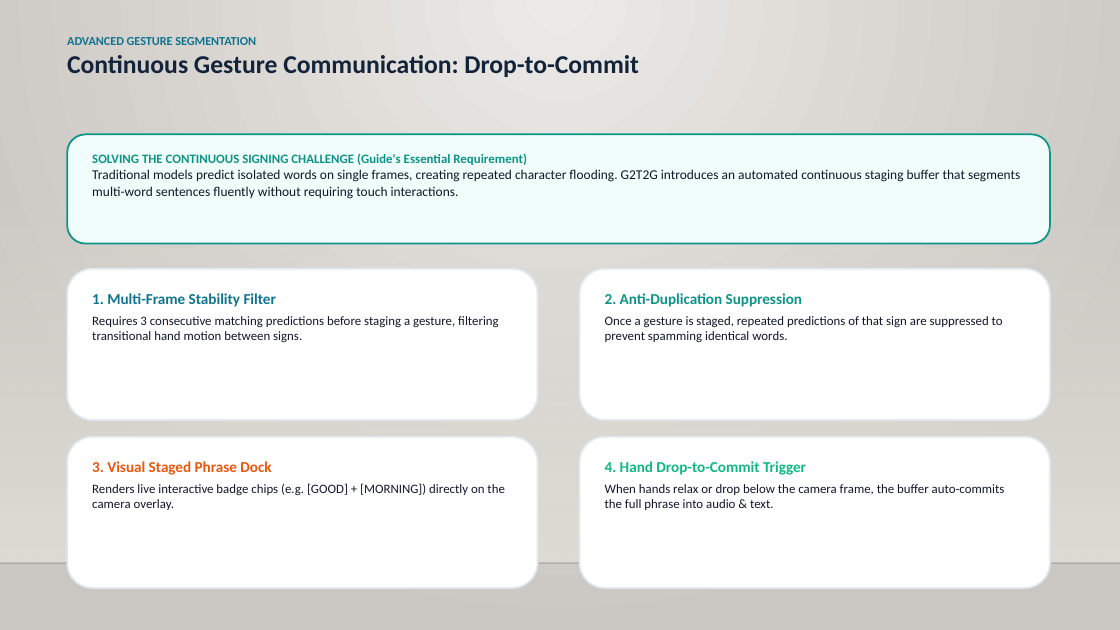
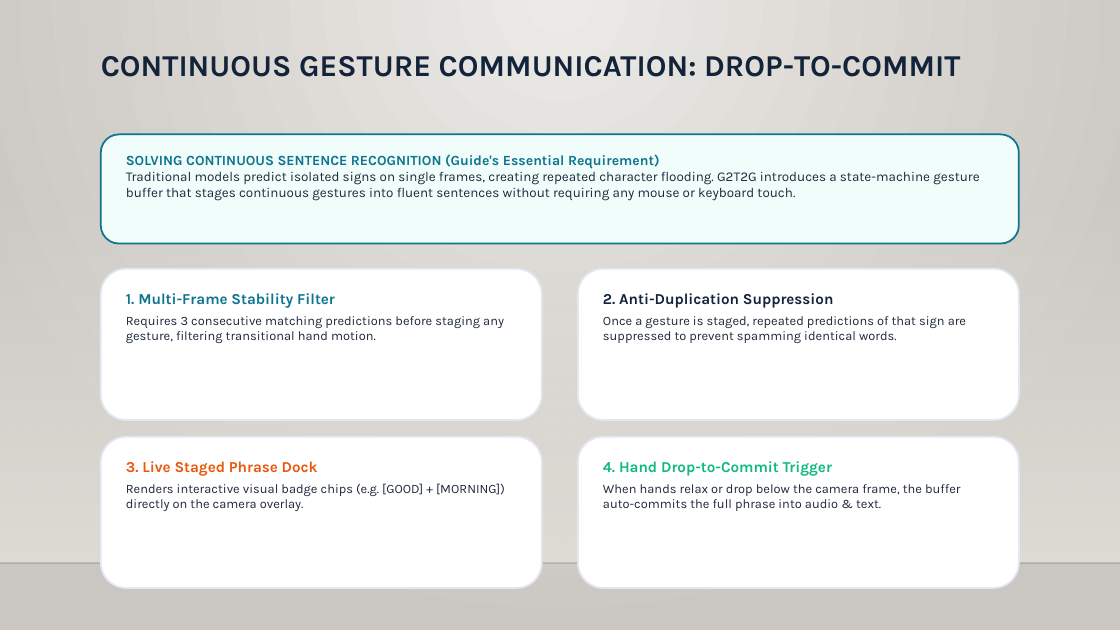
Before and after one commit to darshandivakarnaik28/G2T2G, a slide deck: slide 29 of G2T2G_Final_Presentation.pptx. Drawn at 1120x630 pixels with LibreOffice and Linux fonts; fonts in the diff are those of the drawing; background and template pictures are left out. Boxes give left, top, right and bottom in pixels: in the first picture for what was removed or moved away, otherwise in the second. Text is boxed around its words. In the diff, an @@ line names an element or a change of style, - is before the commit and + after.

Commit message:
style(presentation): unify typography, title coordinates, and table formatting across all 38 slides

```diff
--- a/G2T2G_Final_Presentation.pptx
+++ b/G2T2G_Final_Presentation.pptx
@@ text at [101,56,960,77]: text changed; size 22 to 26 pt; font Calibri to Karla @@
-ADVANCED GESTURE SEGMENTATION
-Continuous Gesture Communication: Drop-to-Commit
+CONTINUOUS GESTURE COMMUNICATION: DROP-TO-COMMIT
@@ rounded rectangle: place and size @@
-rounded rectangle at [67,134,1050,244]
+rounded rectangle at [101,134,1019,244]
@@ rounded rectangle at [101,134,1019,244]: outline #0D9488 1.5 pt to #0E7490 1.5 pt @@
@@ text at [126,154,979,201]: text changed; font Calibri to Karla; text colour #0F172A to #1E293B @@
-SOLVING THE CONTINUOUS SIGNING CHALLENGE (Guide's Essential Requirement)
-Traditional models predict isolated words on single frames, creating repeated character flooding. G2T2G introduces an automated continuous staging buffer that segments multi-word sentences fluently without requiring touch interactions.
+SOLVING CONTINUOUS SENTENCE RECOGNITION (Guide's Essential Requirement)
+Traditional models predict isolated signs on single frames, creating repeated character flooding. G2T2G introduces a state-machine gesture buffer that stages continuous gestures into fluent sentences without requiring any mouse or keyboard touch.
@@ rounded rectangle: place and size @@
-rounded rectangle at [67,269,538,420]
+rounded rectangle at [101,269,542,420]
@@ rounded rectangle: place and size @@
-rounded rectangle at [580,269,1050,420]
+rounded rectangle at [578,269,1019,420]
@@ text "1. Multi-Frame Stability Filter": place and size @@
-text "1. Multi-Frame Stability Filter" at [92,293,499,342]
+text "1. Multi-Frame Stability Filter" at [126,293,504,343]
@@ text at [126,293,335,308]: font Calibri to Karla in "1. Multi-Frame Stability Filter" @@
@@ text "2. Anti-Duplication Suppression" at [603,293,966,343]: font Calibri to Karla; text colour #0D9488 to #13233A in "2. Anti-Duplication Suppression"; text colour #0F172A to #1E293B in "Once a gesture is staged, repeated predictions ..." @@
@@ text at [126,316,504,343]: text changed; font Calibri to Karla; text colour #0F172A to #1E293B @@
-Requires 3 consecutive matching predictions before staging a gesture, filtering transitional hand motion between signs.
+Requires 3 consecutive matching predictions before staging any gesture, filtering transitional hand motion.
@@ rounded rectangle: place and size @@
-rounded rectangle at [67,437,538,588]
+rounded rectangle at [101,437,542,588]
@@ rounded rectangle: place and size @@
-rounded rectangle at [580,437,1050,588]
+rounded rectangle at [578,437,1019,588]
@@ text at [126,461,505,511]: text changed; font Calibri to Karla; text colour #0F172A to #1E293B @@
-3. Visual Staged Phrase Dock
-Renders live interactive badge chips (e.g. [GOOD] + [MORNING]) directly on the camera overlay.
+3. Live Staged Phrase Dock
+Renders interactive visual badge chips (e.g. [GOOD] + [MORNING]) directly on the camera overlay.
@@ text "4. Hand Drop-to-Commit Trigger" at [603,461,960,511]: font Calibri to Karla; text colour #0F172A to #1E293B in "When hands relax or drop below the ..." @@
```
Also in this commit, not shown: 37 other slides changed, 2 other files.
